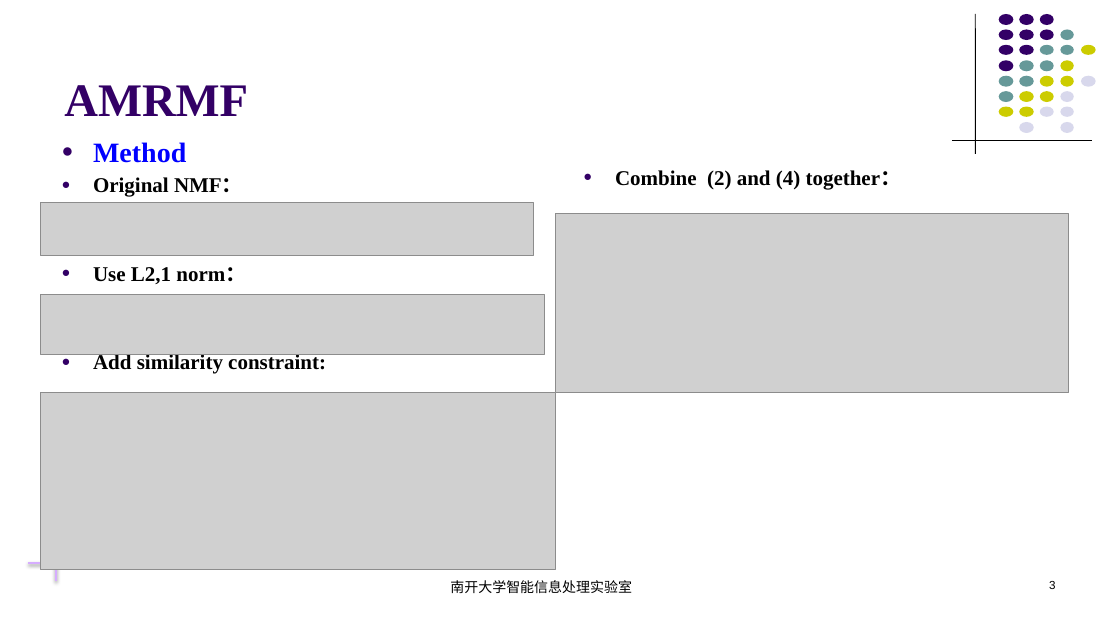
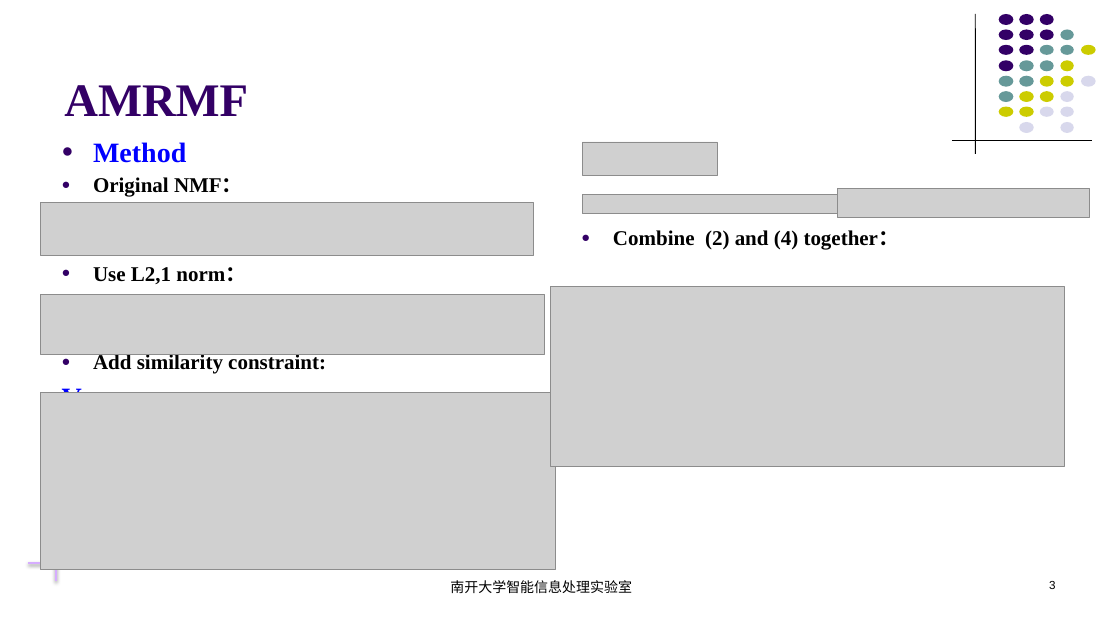
Before and after one commit to nkiip/nkiip.github.com, a slide deck: slide 3 of raw/20180330/Paper Reading.pptx. Drawn at 1120x630 pixels with LibreOffice and Linux fonts; fonts in the diff are those of the drawing; grey boxes stand for pictures. Boxes give left, top, right and bottom in pixels: in the first picture for what was removed or moved away, otherwise in the second. Text is boxed around its words. In the diff, an @@ line names an element or a change of style, - is before the commit and + after.

```diff
--- a/raw/20180330/Paper Reading.pptx
+++ b/raw/20180330/Paper Reading.pptx
@@ picture added at (582, 142, 717, 176) @@
@@ picture added at (582, 195, 838, 214) @@
@@ picture added at (839, 188, 1091, 217) @@
@@ text "Combine (2) and (4) together：": place and size @@
-text "Combine (2) and (4) together：" at (615, 170, 902, 189)
+text "Combine (2) and (4) together：" at (613, 230, 900, 250)
@@ picture: place and size @@
-picture at (555, 213, 1069, 393)
+picture at (550, 287, 1064, 466)
@@ text at (62, 385, 82, 393): paragraph added @@
+V
```
Also in this commit, not shown: 2 other slides changed, 1 slide added.
